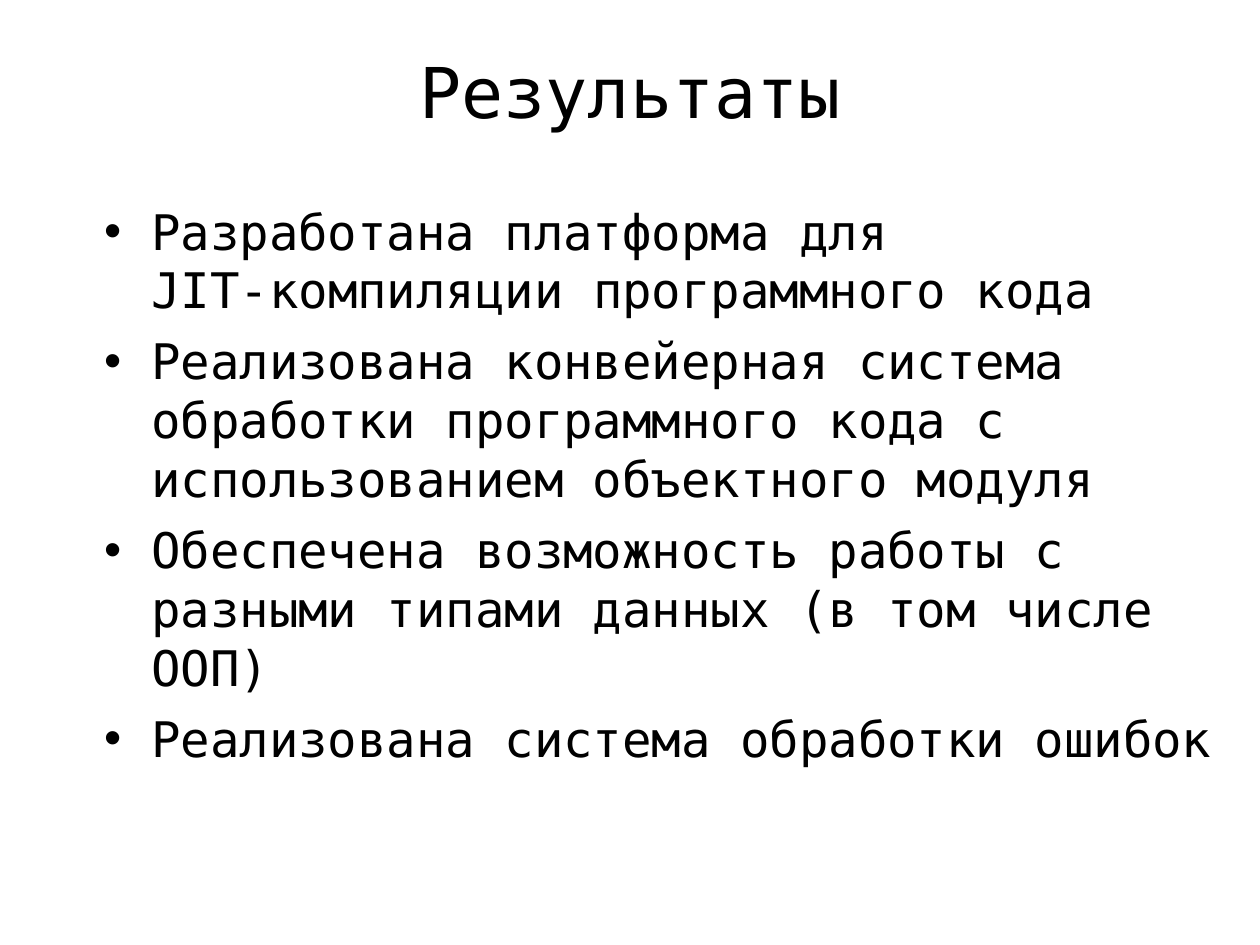
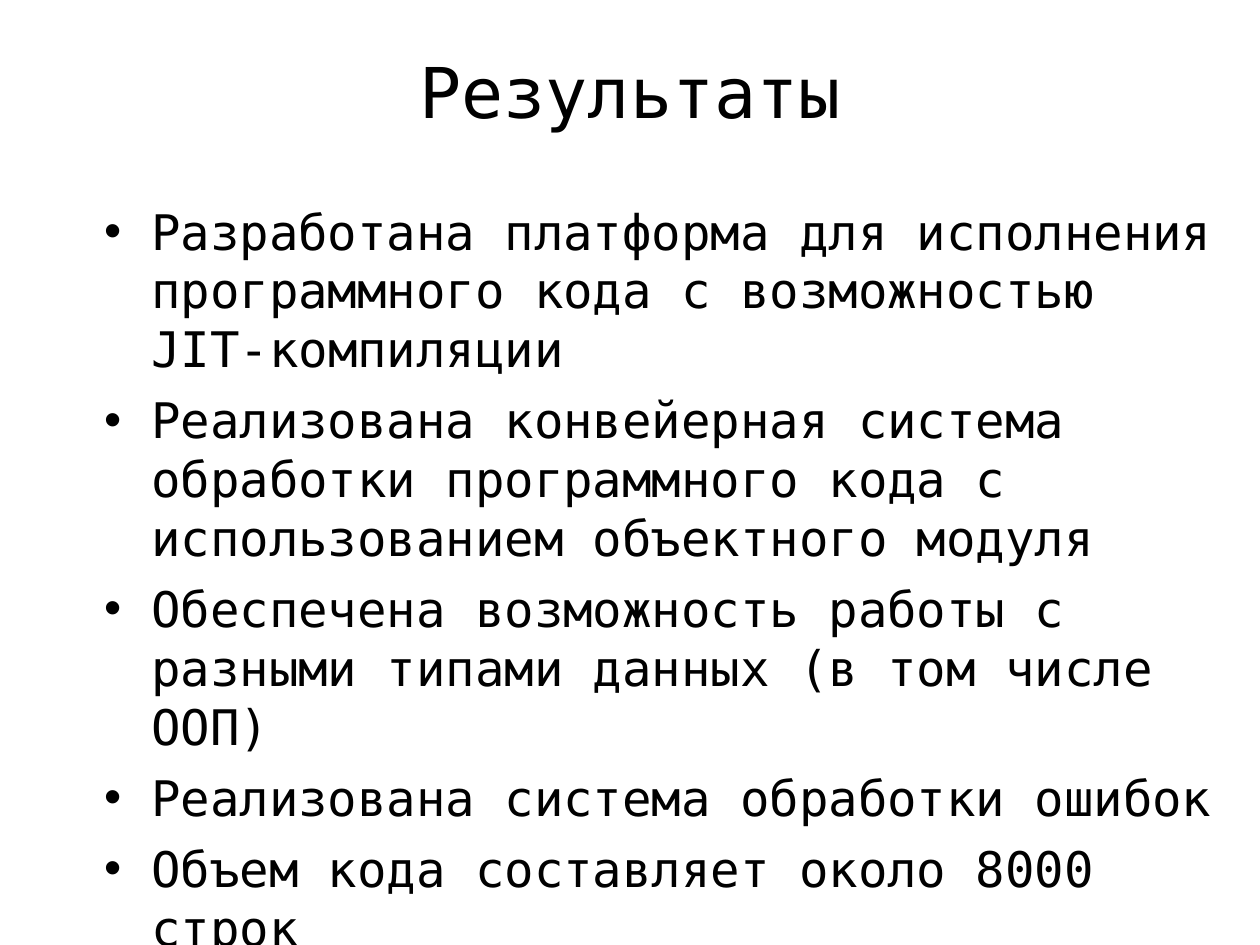
Before and after one commit to rafdp/ScriptCompiler, a slide deck: slide 16 of JIT.ppt (slide 14 before the commit). Drawn at 1260x945 pixels with LibreOffice and Linux fonts; fonts in the diff are those of the drawing. Boxes give left, top, right and bottom in pixels: in the first picture for what was removed or moved away, otherwise in the second. Text is boxed around its words. In the diff, an @@ line names an element or a change of style, - is before the commit and + after.

```diff
--- a/JIT.ppt
+++ b/JIT.ppt
@@ text at (151,212,1212,374): text changed @@
-• Разработана платформа для
-  JIT-компиляции программного кода
+• Разработана платформа для исполнения программного кода с возможностью
+  JIT-компиляции
@@ text at (151,849,1094,894): paragraph added @@
+• Объем кода составляет около 8000 строк
```
Also in this commit, not shown: 8 other slides changed, 5 slides added, 3 slides removed.
